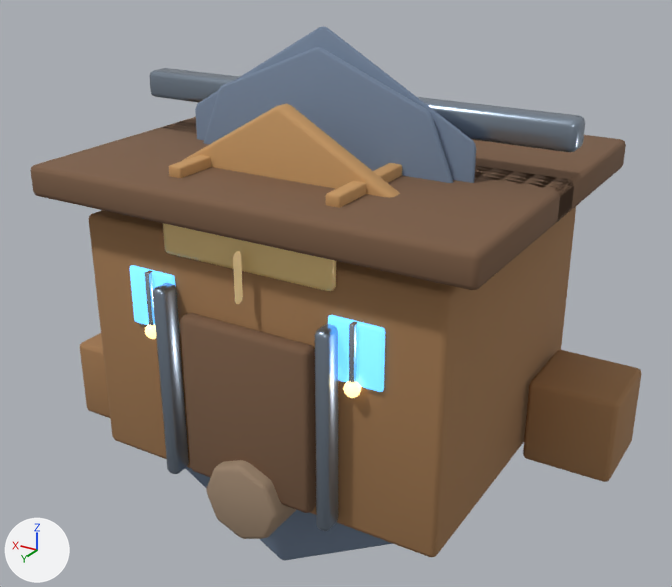
A saved change to the Blender file assets-source/blender/buildings/warehouse.blend.
The view is the same before and after, from a camera (50 mm lens) standing at (-3.22, 5.46, 3.9) and looking at (0.03, 0.03, 1.19). Arrows for +X, +Y and +Z are at lower left; the lights stay in place. The first picture is the older version.

In view in the first picture: 'LOD1_PROXY_cap', 'LOD2_PROXY_cap', 'crateA', 'door', 'doorFrameR', 'plinth', 'ridge', 'roof.left', 'roof.right', 'warehouseBody', 'warehouseGable', 'warehouseSign' and 12 more.
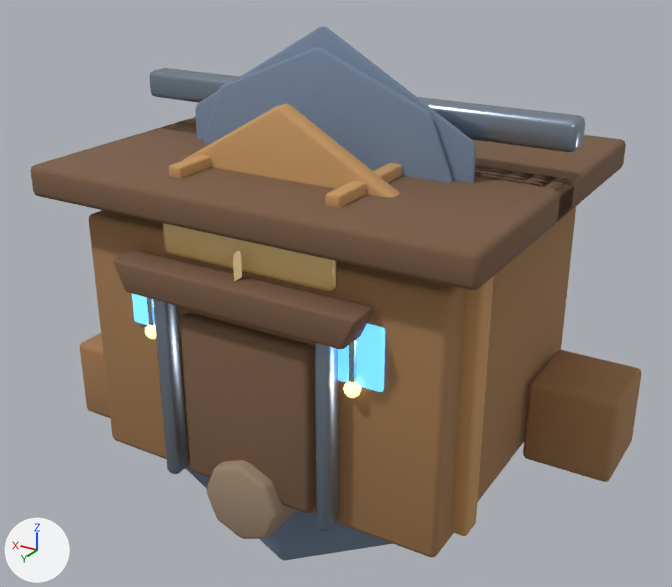
Pixel boxes [x1, y1, x2, y2] of what changed, in the pictures (672 x 587 px):
'frontAwning', added (brown): after [113, 250, 374, 349]
'cornerPost.L', added (orange): after [452, 276, 494, 536]

What changed in the scene script:
```text
Add me_frontawningmesh:
    me_frontawningmesh.from_pydata([(-0.92, 1.74, -0.11), (0.92, 1.74, -0.11), (0.82, 1.52, -0.11), (-0.82, 1.52, -0.11), (-0.92, 1.74, 0.11), (0.92, 1.74, 0.11), (0.82, 1.52, 0.11), (-0.82, 1.52, 0.11)], [], [(3, 2, 1, 0), (4, 5, 6, 7), (0, 1, 5, 4), (1, 2, 6, 5), (2, 3, 7, 6), (3, 0, 4, 7)])
    me_frontawningmesh.polygons.foreach_set('use_smooth', [True] * 6)
    me_frontawningmesh.materials.append(mat_mat_warehouse_darkwood)  # brown #7c5d45
Add me_cube_1175:
    me_cube_1175.from_pydata(...)  # a box spanning x -0.09..0.09, y -0.92..0.92, z -0.09..0.09
    me_cube_1175.polygons.foreach_set('use_smooth', [True] * 6)
    me_cube_1175.materials.append(mat_mat_warehouse_woodlight)  # orange #c59761
Add ob_frontawning:
    ob_frontawning = bpy.data.objects.new('frontAwning', me_frontawningmesh)
    ob_frontawning.parent = ob_buildingroot
    ob_frontawning.location = (0.0, 0.0, -1.28)
    _m = ob_frontawning.modifiers.new('soft bevel', 'BEVEL')
    _m.width = 0.025
    _m.width_pct = 0.025
    _m.segments = 2
Add ob_cornerpost_l:
    ob_cornerpost_l = bpy.data.objects.new('cornerPost.L', me_cube_1175)
    ob_cornerpost_l.parent = ob_buildingroot
    ob_cornerpost_l.location = (-1.36, 1.08, -0.82)
    _m = ob_cornerpost_l.modifiers.new('soft bevel', 'BEVEL')
    _m.width = 0.025
    _m.width_pct = 0.025
    _m.segments = 2
```
